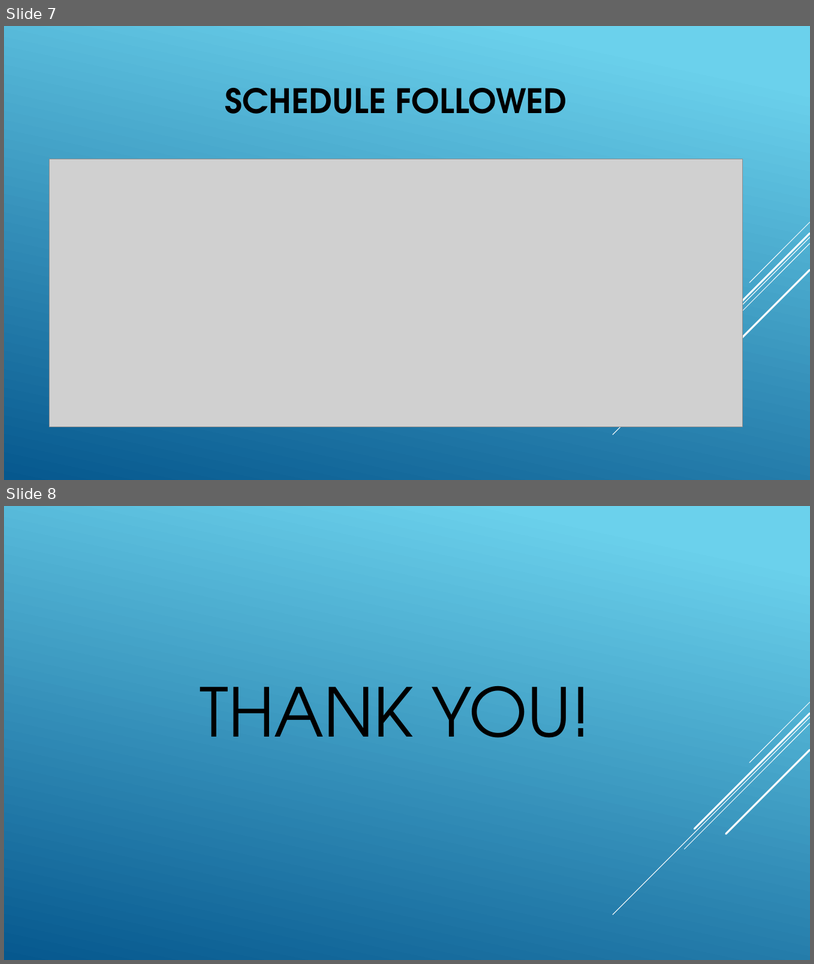
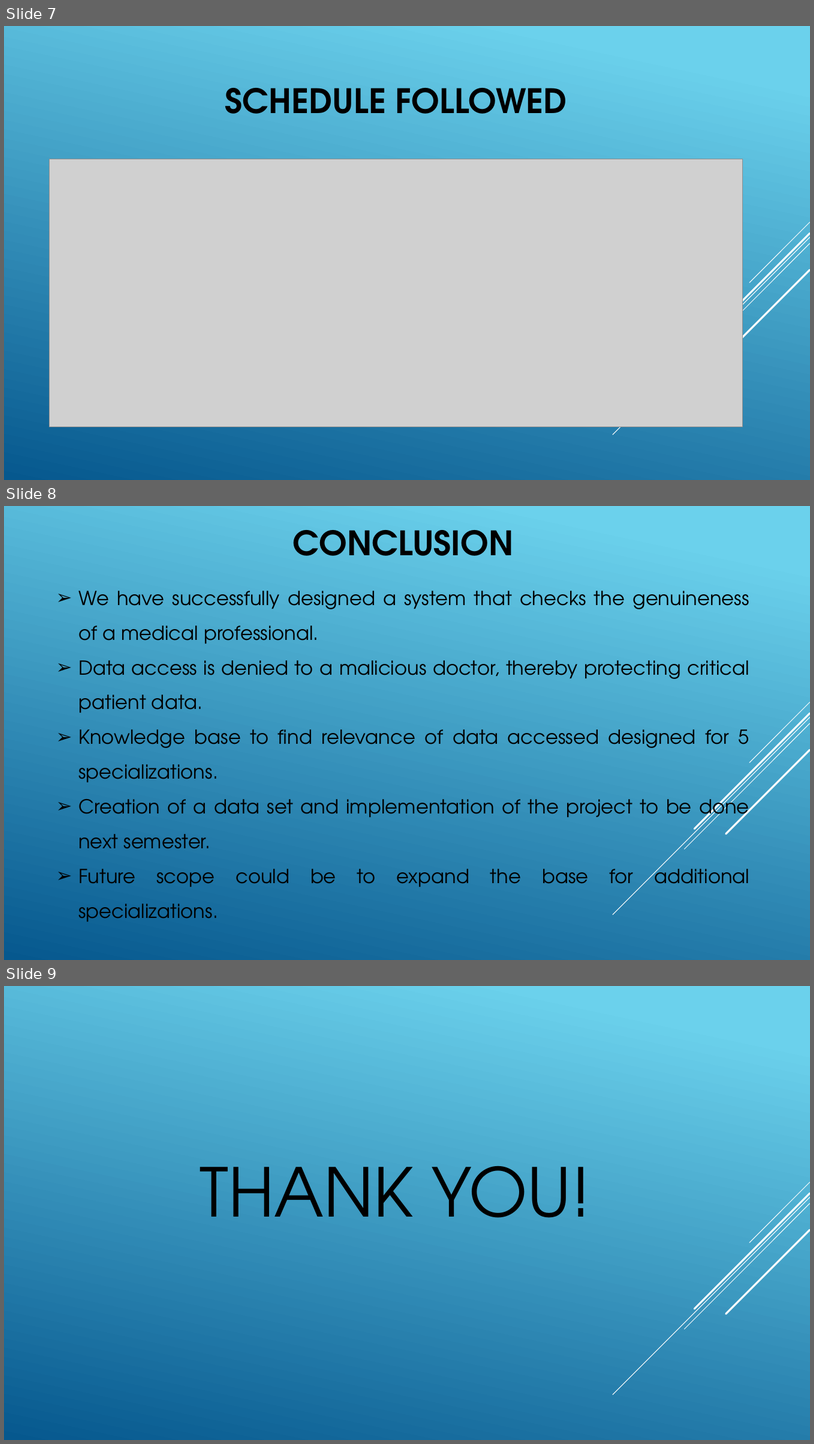
Before and after one commit to dipam7/BE-project-report, a slide deck: DETERMINATION OF GENUINENESS OF A MEDICAL PROFESSIONAL.pptx. Shown one above the other, each under a label of ours: slides 7 and 8 before the commit, slides 7, 8 and 9 after it. The pictures are 814x964 and 814x1444 pixels, drawn with LibreOffice and Linux fonts; fonts in the diff are those of the drawing; grey boxes stand for pictures. Boxes give left, top, right and bottom in pixels: in the first picture for what was removed or moved away, otherwise in the second. Text is boxed around its words. In the diff, an @@ line names an element or a change of style, - is before the commit and + after.

Commit message:
Added Conclusion

```diff
--- a/DETERMINATION OF GENUINENESS OF A MEDICAL PROFESSIONAL.pptx
+++ b/DETERMINATION OF GENUINENESS OF A MEDICAL PROFESSIONAL.pptx
@@ slide 8 added at (4, 506, 810, 960), background gradient #6ED2EB to #06588E; not listed: 5 template elements that a slide beside it also shows @@
@@ title added at (293, 530, 514, 556), 40 pt, text #000000, bold @@
+CONCLUSION
@@ text added at (78, 591, 750, 886), 23 pt, text #000000 @@
+➢ We have successfully designed a system that checks the genuineness of a medical professional.
+➢ Data access is denied to a malicious doctor, thereby protecting critical patient data.
+➢ Knowledge base to find relevance of data accessed designed for 5 specializations.
+➢ Creation of a data set and implementation of the project to be done next semester.
+➢ Future scope could be to expand the base for additional specializations.
@@ what was slide 8 is now slide 9 @@
```
Also in this commit, not shown: 3 slides changed, 1 other file.
